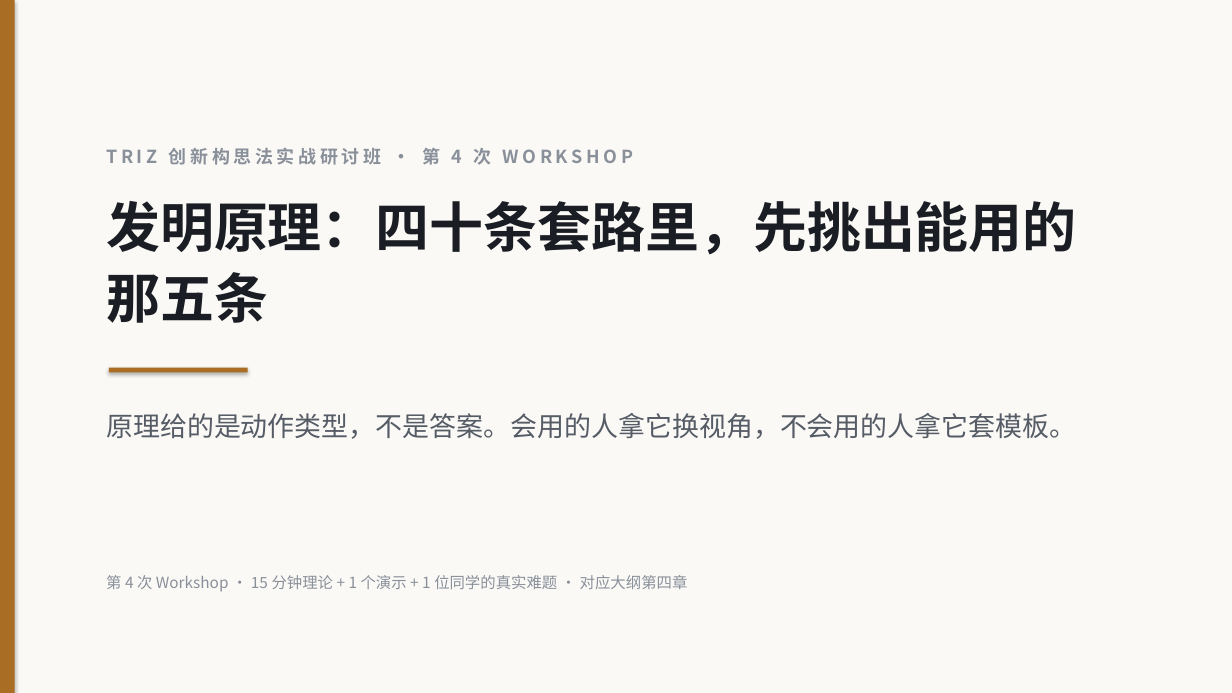
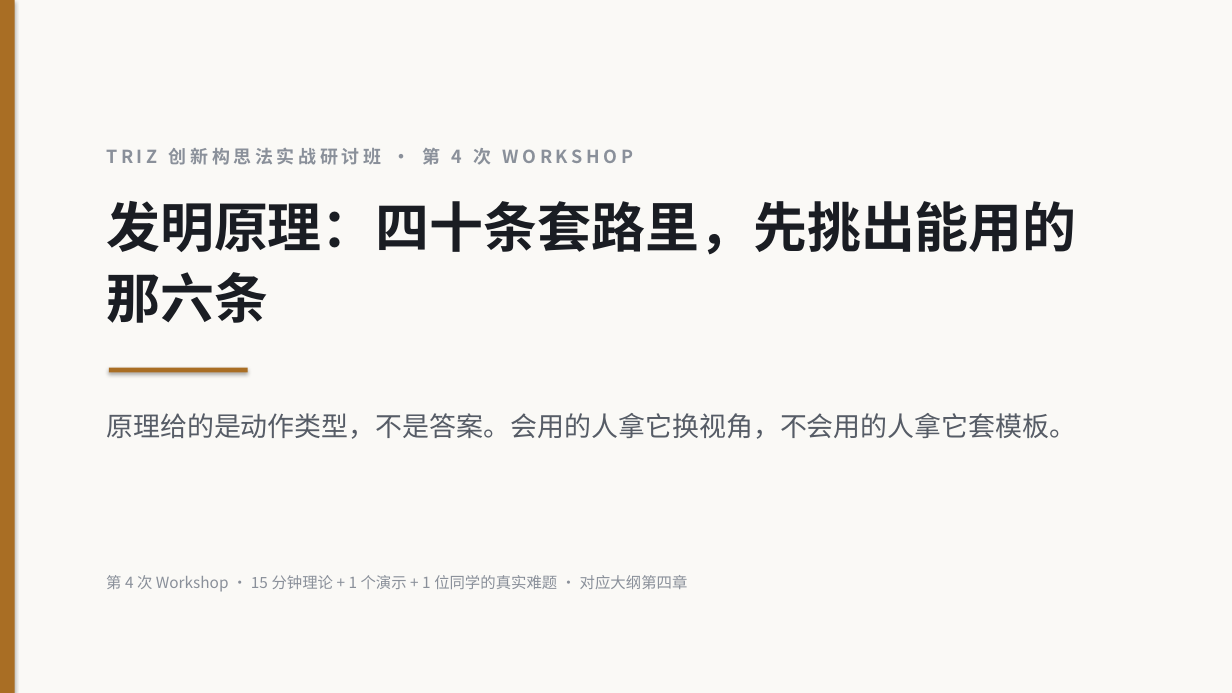
Before and after one commit to TRIZa-cn/triza-lecture, a slide deck: slide 1 of PPT/W2_16/out/第04次_发明原理的创造性应用.pptx. Drawn at 1232x693 pixels with LibreOffice and Linux fonts; fonts in the diff are those of the drawing. Boxes give left, top, right and bottom in pixels: in the first picture for what was removed or moved away, otherwise in the second. Text is boxed around its words. In the diff, an @@ line names an element or a change of style, - is before the commit and + after.

```diff
--- a/PPT/W2_16/out/第04次_发明原理的创造性应用.pptx
+++ b/PPT/W2_16/out/第04次_发明原理的创造性应用.pptx
@@ text at (x1=106, y1=201, x2=1076, y2=323): text changed @@
-发明原理：四十条套路里，先挑出能用的那五条
+发明原理：四十条套路里，先挑出能用的那六条
```
Also in this commit, not shown: 2 other slides changed, 29 other files.
